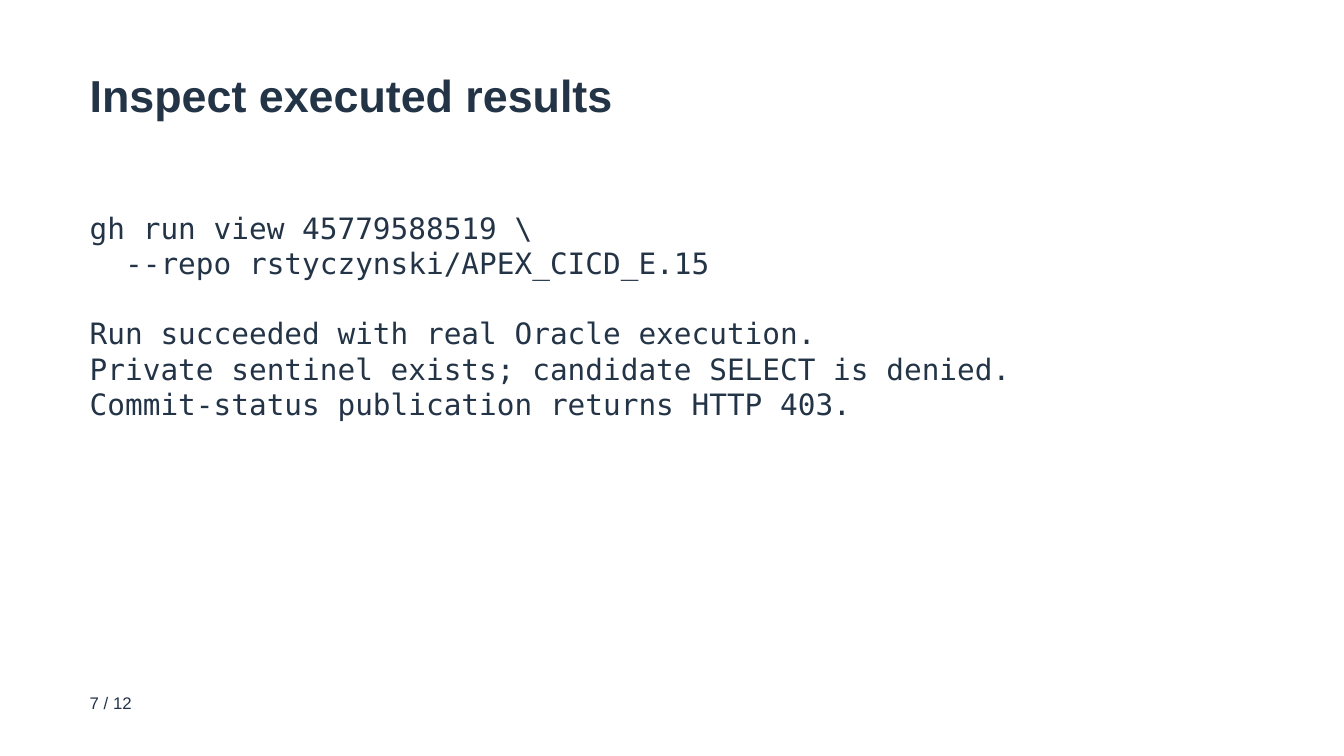
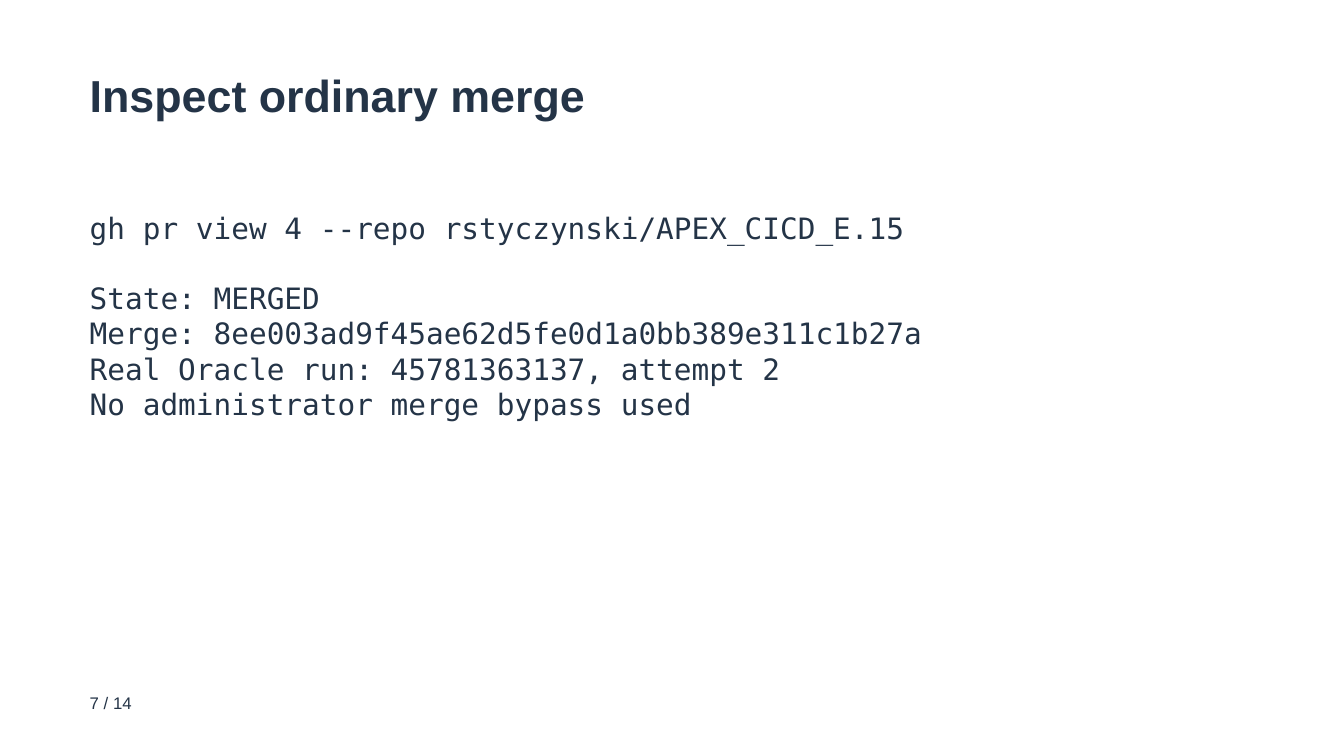
Before and after one commit to rstyczynski/APEX_CICD, a slide deck: slide 7 of progress/E.15/sprint_E.15_increment_demo.pptx. Drawn at 1344x756 pixels with LibreOffice and Linux fonts; fonts in the diff are those of the drawing. Boxes give left, top, right and bottom in pixels: in the first picture for what was removed or moved away, otherwise in the second. Text is boxed around its words. In the diff, an @@ line names an element or a change of style, - is before the commit and + after.

Commit message:
docs(E.15): reconcile verified merge, freshness and open isolation criteria

```diff
--- a/progress/E.15/sprint_E.15_increment_demo.pptx
+++ b/progress/E.15/sprint_E.15_increment_demo.pptx
@@ text at (90,79,584,121): text changed @@
-Inspect executed results
+Inspect ordinary merge
@@ text at (90,216,922,421): text changed @@
-gh run view 45779588519 \
---repo rstyczynski/APEX_CICD_E.15
-Run succeeded with real Oracle execution.
-Private sentinel exists; candidate SELECT is denied.
-Commit-status publication returns HTTP 403.
+gh pr view 4 --repo rstyczynski/APEX_CICD_E.15
+State: MERGED
+Merge: 8ee003ad9f45ae62d5fe0d1a0bb389e311c1b27a
+Real Oracle run: 45781363137, attempt 2
+No administrator merge bypass used
@@ text at (90,697,132,709): text changed @@
-7 / 12
+7 / 14
```
Also in this commit, not shown: 8 other slides changed, 5 slides added, 3 slides removed, 50 other files.
